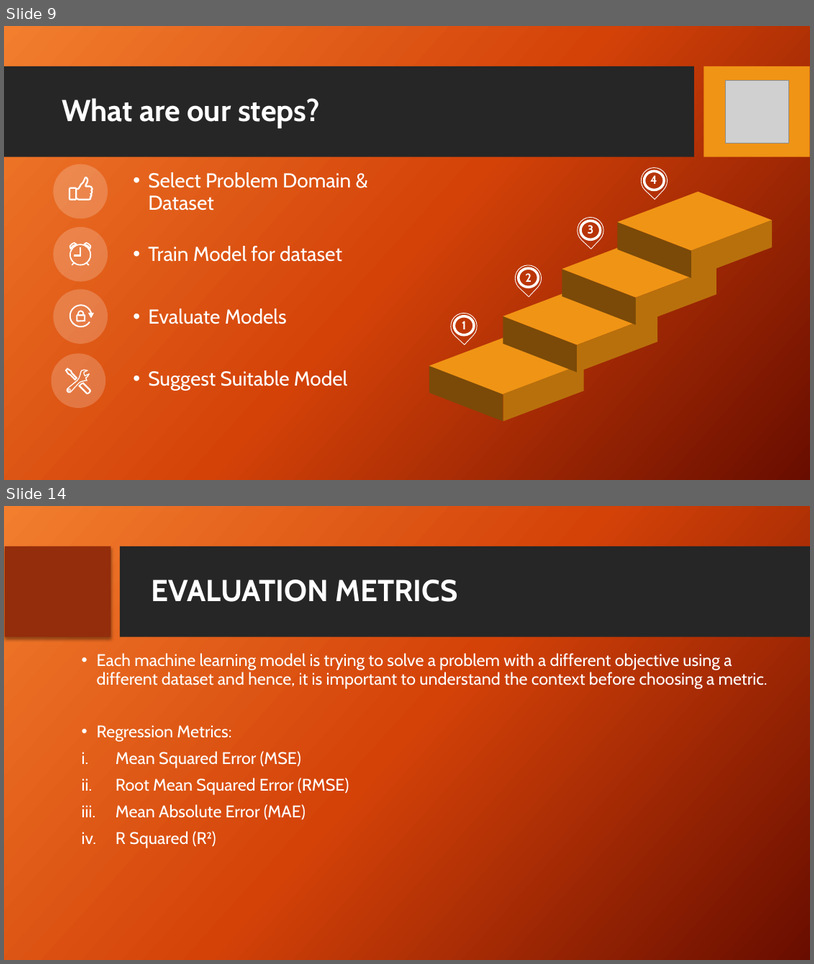
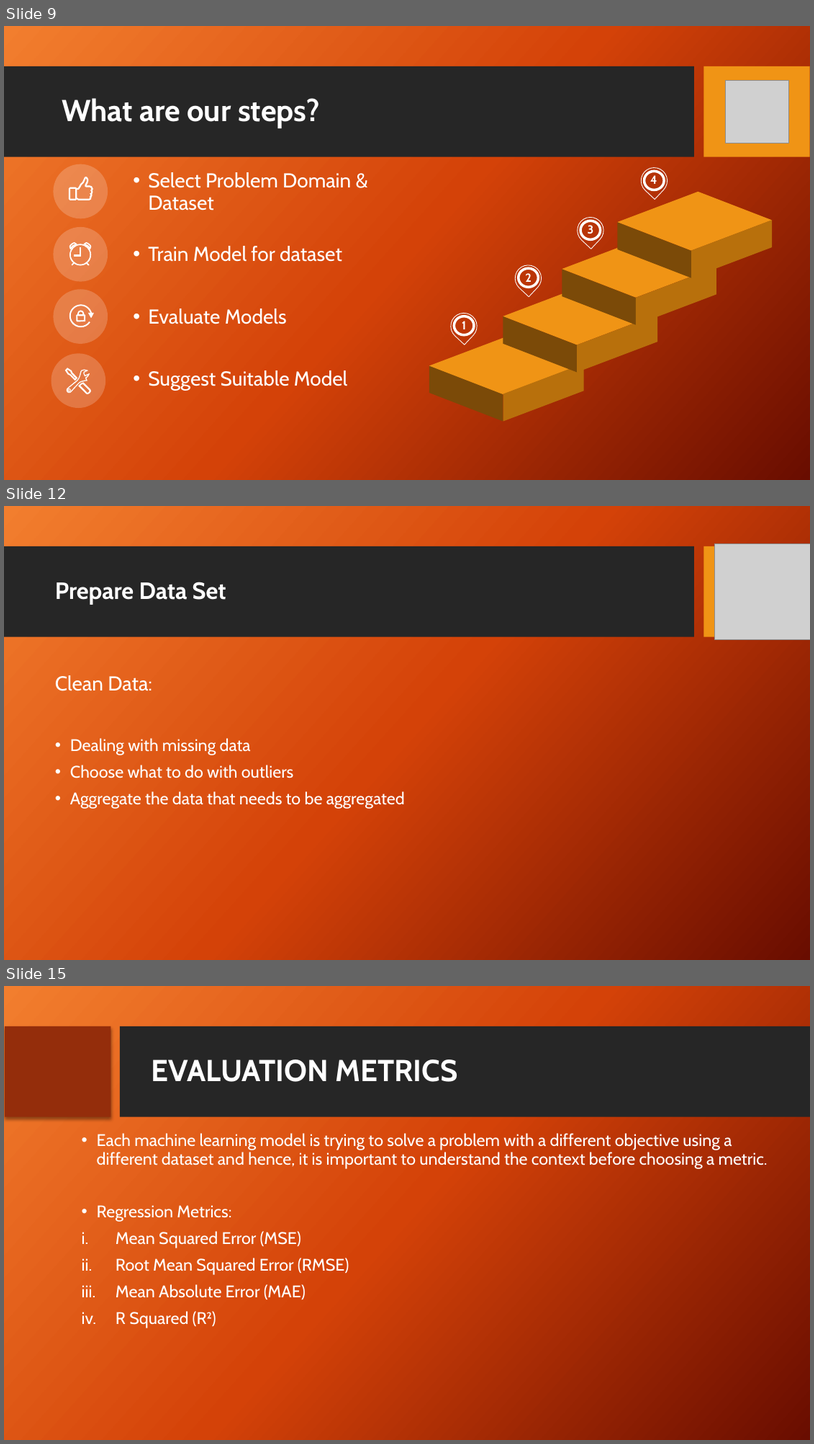
Before and after one commit to ItProject1920/data-science-project, a slide deck: Project Review FINAL.pptx. Shown one above the other, each under a label of ours: slides 9 and 14 before the commit, slides 9, 12 and 15 after it; the slides between them are not shown. The pictures are 814x964 and 814x1444 pixels, drawn with LibreOffice and Linux fonts; fonts in the diff are those of the drawing; grey boxes stand for pictures; background and template pictures are left out. Boxes give left, top, right and bottom in pixels: in the first picture for what was removed or moved away, otherwise in the second. Text is boxed around its words. In the diff, an @@ line names an element or a change of style, - is before the commit and + after.

```diff
--- a/Project Review FINAL.pptx
+++ b/Project Review FINAL.pptx
@@ slide 12 added at [4,506,810,960], background picture (left out); not listed: 2 template elements that a slide beside it also shows @@
@@ picture added at [715,544,810,639] @@
@@ title added at [55,582,226,605], 28 pt, text #FFFFFF, bold @@
+Prepare Data Set
@@ text added at [55,675,405,808], 20 pt, text #FFFFFF @@
+Clean Data:
+• Dealing with missing data
+• Choose what to do with outliers
+• Aggregate the data that needs to be aggregated
@@ what was slide 14 is now slide 15 @@
```
Also in this commit, not shown: 11 slides changed, 1 other slide added, 1 slide removed.
